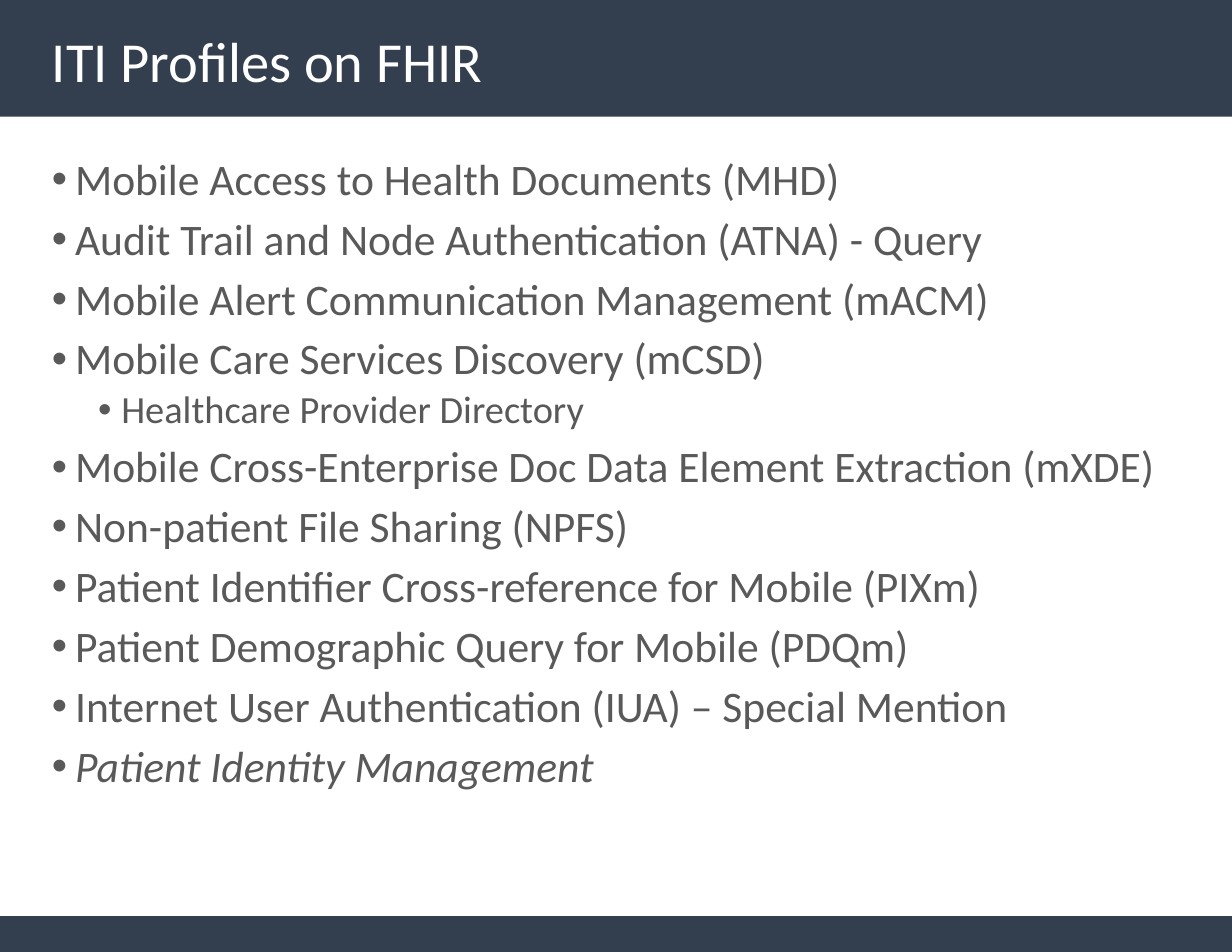
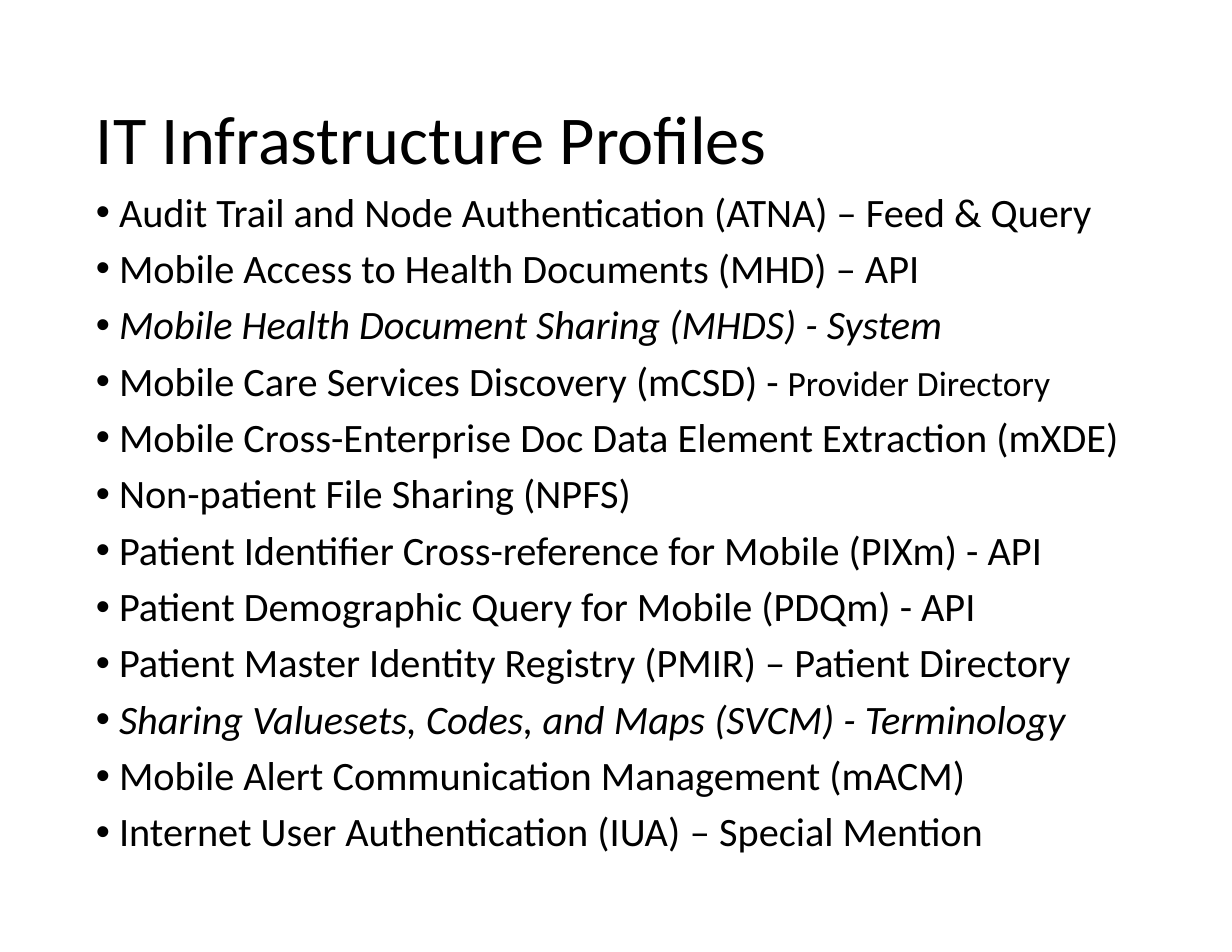
Before and after one commit to IHE/IT-Infrastructure, a slide deck: slide 7 of Presentations/IHE-FHIR-Brief.pptx. Drawn at 1232x952 pixels with LibreOffice and Linux fonts; fonts in the diff are those of the drawing. Boxes give left, top, right and bottom in pixels: in the first picture for what was removed or moved away, otherwise in the second. Text is boxed around its words. In the diff, an @@ line names an element or a change of style, - is before the commit and + after.

Commit message:
Updated IHE-FHIR-Brief and XDSonFHIR

```diff
--- a/Presentations/IHE-FHIR-Brief.pptx
+++ b/Presentations/IHE-FHIR-Brief.pptx
@@ rectangle removed at [0,0,1232,116] @@
@@ title at [96,116,767,165]: text changed; size 36.3 to 44 pt; text colour #FFFFFF to #000000 @@
-ITI Profiles on FHIR
+IT Infrastructure Profiles
@@ text "Audit Trail and Node Authentication ...": place and size @@
-text "Audit Trail and Node Authentication ..." at [75,163,1154,790]
+text "Audit Trail and Node Authentication ..." at [119,197,1118,853]
@@ text at [119,197,1092,403]: text changed; size 28 to 25.9 pt; text colour #595959 to #000000 @@
-• Mobile Access to Health Documents (MHD)
-• Audit Trail and Node Authentication (ATNA) - Query
-• Mobile Alert Communication Management (mACM)
-• Mobile Care Services Discovery (mCSD)
-  • Healthcare Provider Directory
+• Audit Trail and Node Authentication (ATNA) – Feed & Query
+• Mobile Access to Health Documents (MHD) – API
+• Mobile Health Document Sharing (MHDS) - System
+• Mobile Care Services Discovery (mCSD) - Provider Directory
@@ text at [119,422,1118,853]: size 28 to 25.9 pt, text colour #595959 to #000000 in "Mobile Cross-Enterprise Doc Data Element Extraction (mXDE)", "Non-patient File Sharing (NPFS)", "Internet User Authentication (IUA) – Special Mention" @@
@@ text at [119,535,1070,797]: text changed; size 28 to 25.9 pt; text colour #595959 to #000000 @@
-• Patient Identifier Cross-reference for Mobile (PIXm)
-• Patient Demographic Query for Mobile (PDQm)
+• Patient Identifier Cross-reference for Mobile (PIXm) - API
+• Patient Demographic Query for Mobile (PDQm) - API
+• Patient Master Identity Registry (PMIR) – Patient Directory
+• Sharing Valuesets, Codes, and Maps (SVCM) - Terminology
+• Mobile Alert Communication Management (mACM)
@@ text at [75,751,594,790]: paragraph removed @@
-• Patient Identity Management
@@ rectangle removed at [0,916,1232,952] @@
```
Also in this commit, not shown: 13 other slides changed, 2 slides added, 1 slide removed.
